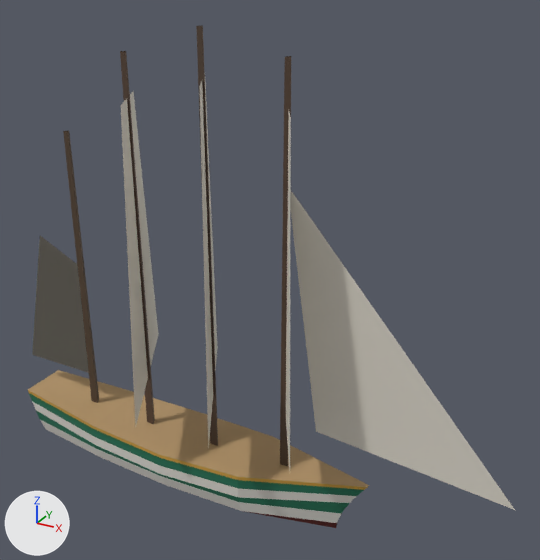
An edit to the glTF model public/harbour/kit/titan_usdt_lod.glb, drawn before and after from the same camera.
Camera for both pictures: a camera (50 mm lens) standing at (31.0, -42.1, 39.9) and looking at (6.7, 1.9, 17.9). Every picture has the same lights, and +X, +Y and +Z are marked at lower left. The picture after the commit comes second. Vertices at exactly the same position are counted once.

Objects in the first picture: 'lod'.
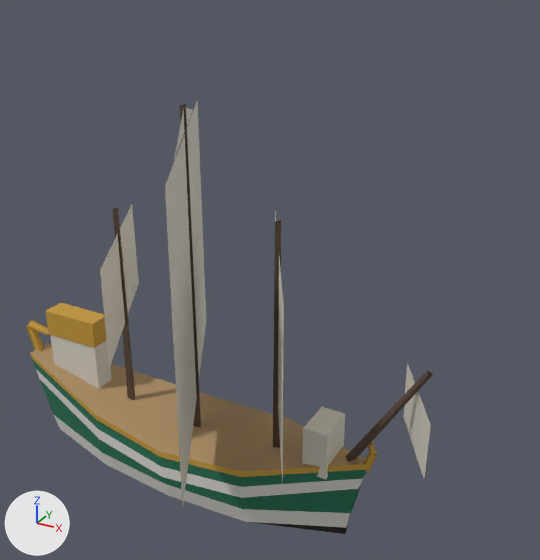
Where the change shows, as pixel boxes (x1, y1, x2, y2) in the pictures (540 x 560 px; the box of a moved part takes in the faces that stretch with it):
'lod', reshaped, moved, rescaled (16% narrower, 14% shorter)
    before: (28, 25, 515, 528)
    after: (26, 100, 433, 534)
part 1 of me_lod, moved or reshaped
    before: (280, 56, 291, 466)
    after: (273, 220, 281, 448)
part 2 of me_lod, moved or reshaped
    before: (120, 51, 155, 424)
    after: (180, 104, 201, 427)
part 3 of me_lod, moved or reshaped
    before: (63, 130, 99, 403)
    after: (113, 208, 135, 400)
part 4 of me_lod, deleted
    before: (28, 25, 515, 528)
part 5 of me_lod, built on
    after: (26, 100, 433, 534)

The change in detail:
me_lod is used by ob_lod; parent ob_titan_usdt_lod; location (4.64, 0.0, 11.73); scale (35.6, 35.6, 35.6).
me_lod had 110 vertices, 156 faces and spanned x -0.607..0.607, y -0.18..0.18, z -0.393..0.67.
me_lod now has 158 vertices, 206 faces and spans x -0.816..0.816, y -0.495..0.495, z -0.911..0.518.
me_lod part 1: the loose piece of 6 vertices spanning x 0.116..0.136, y -0.006..0.012, z -0.254..0.628 is scaled about its middle by (1.5, 1.5, 0.947), then moved by (0.154, 0.001, -0.391).
me_lod part 2: the loose piece of 6 vertices spanning x -0.244..-0.224, y -0.006..0.012, z -0.266..0.616 is scaled about its middle by (1.51, 1.5, 1.32), then moved by (0.198, 0.001, -0.24).
me_lod part 3: the loose piece of 6 vertices spanning x -0.415..-0.395, y -0.006..0.012, z -0.259..0.443 is scaled about its middle by (1.5, 1.5, 1.11), then moved by (0.081, 0.001, -0.327).
me_lod part 4: 7 loose pieces with 90 vertices, spanning x -0.607..0.607, y -0.18..0.18, z -0.393..0.67, are deleted.
Part 5, on me_lod:
2 vertices are removed from x -0.597..-0.405, y 0.0, z -0.154.
140 vertices are added at x -0.816..0.816, y -0.495..0.495, z -0.911..0.511.
188 new faces join them.
Object 'lod' (ob_lod) moves from (4.64, 0.0, 11.73) to (1.955, 0.0, 18.35).
Object 'lod' (ob_lod) is rescaled from (35.6, 35.6, 35.6) to (23.3, 23.3, 23.3).
